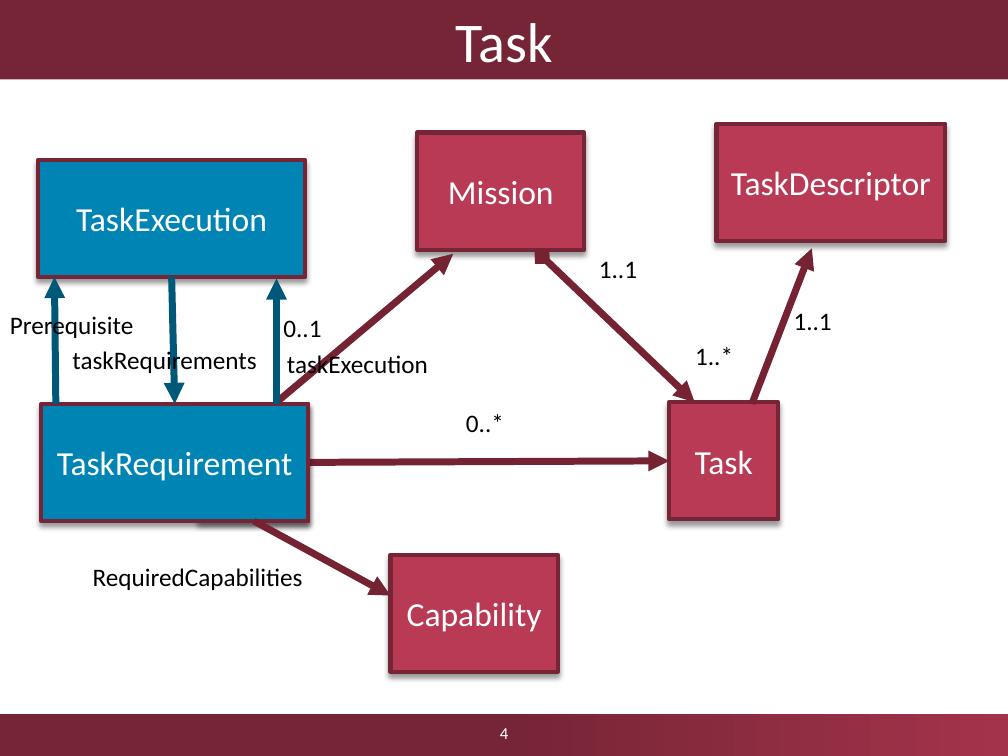
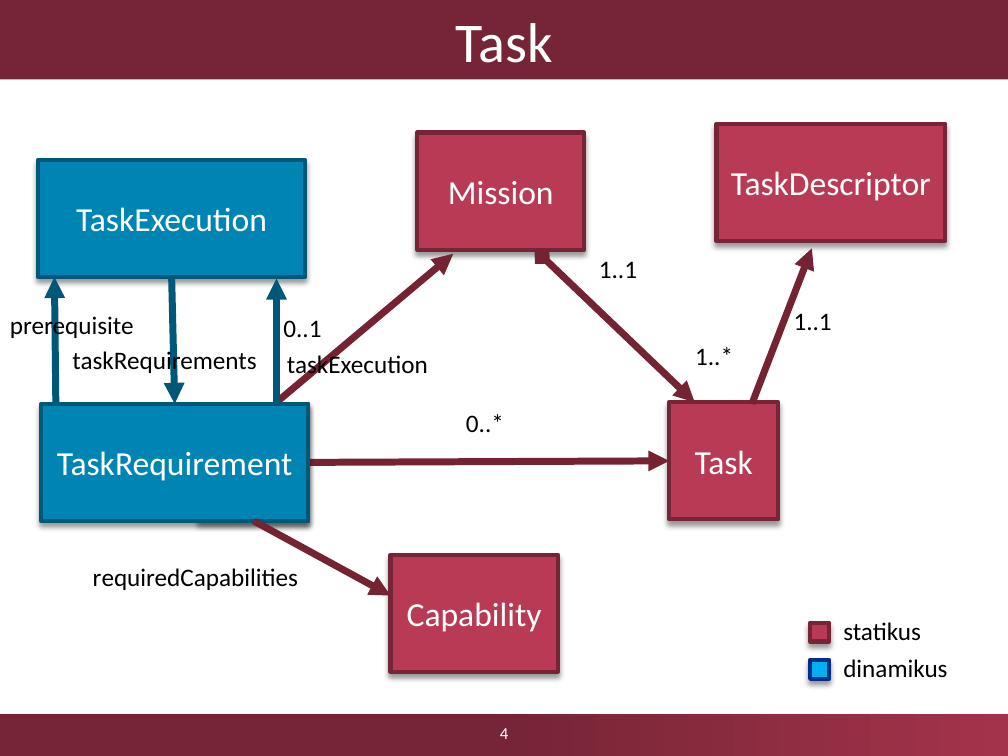
Before and after one commit to FTSRG-MDSD/MDSD-2016-ztz, a slide deck: slide 4 of doc/prezi/ztz-presentation.pptx. Drawn at 1008x756 pixels with LibreOffice and Linux fonts; fonts in the diff are those of the drawing; background and template pictures are left out. Boxes give left, top, right and bottom in pixels: in the first picture for what was removed or moved away, otherwise in the second. Text is boxed around its words. In the diff, an @@ line names an element or a change of style, - is before the commit and + after.

Commit message:
Presentation v0.6 - Legend for colors - Temp slide removed - Constraint and statistics slides added

```diff
--- a/doc/prezi/ztz-presentation.pptx
+++ b/doc/prezi/ztz-presentation.pptx
@@ rectangle "TaskExecution" at (38, 160, 305, 277): outline #762536 3 pt to #005878 3 pt @@
@@ text at (10, 314, 134, 341): text changed @@
-Prerequisite
+prerequisite
@@ rectangle "TaskRequirement" at (41, 404, 308, 521): outline #762536 3 pt to #005878 3 pt @@
@@ text at (93, 568, 298, 590): text changed @@
-RequiredCapabilities
+requiredCapabilities
@@ rectangle added at (810, 623, 830, 642), fill #B83A55, outline #762536 3 pt @@
@@ text added at (843, 622, 921, 641), 18 pt, text #000000 @@
+statikus
@@ text added at (843, 659, 947, 678), 18 pt, text #000000 @@
+dinamikus
@@ rectangle added at (810, 660, 830, 679), fill #00B0F0, outline #002E89 3 pt @@
```
Also in this commit, not shown: 4 other slides changed, 3 slides added, 2 slides removed.
